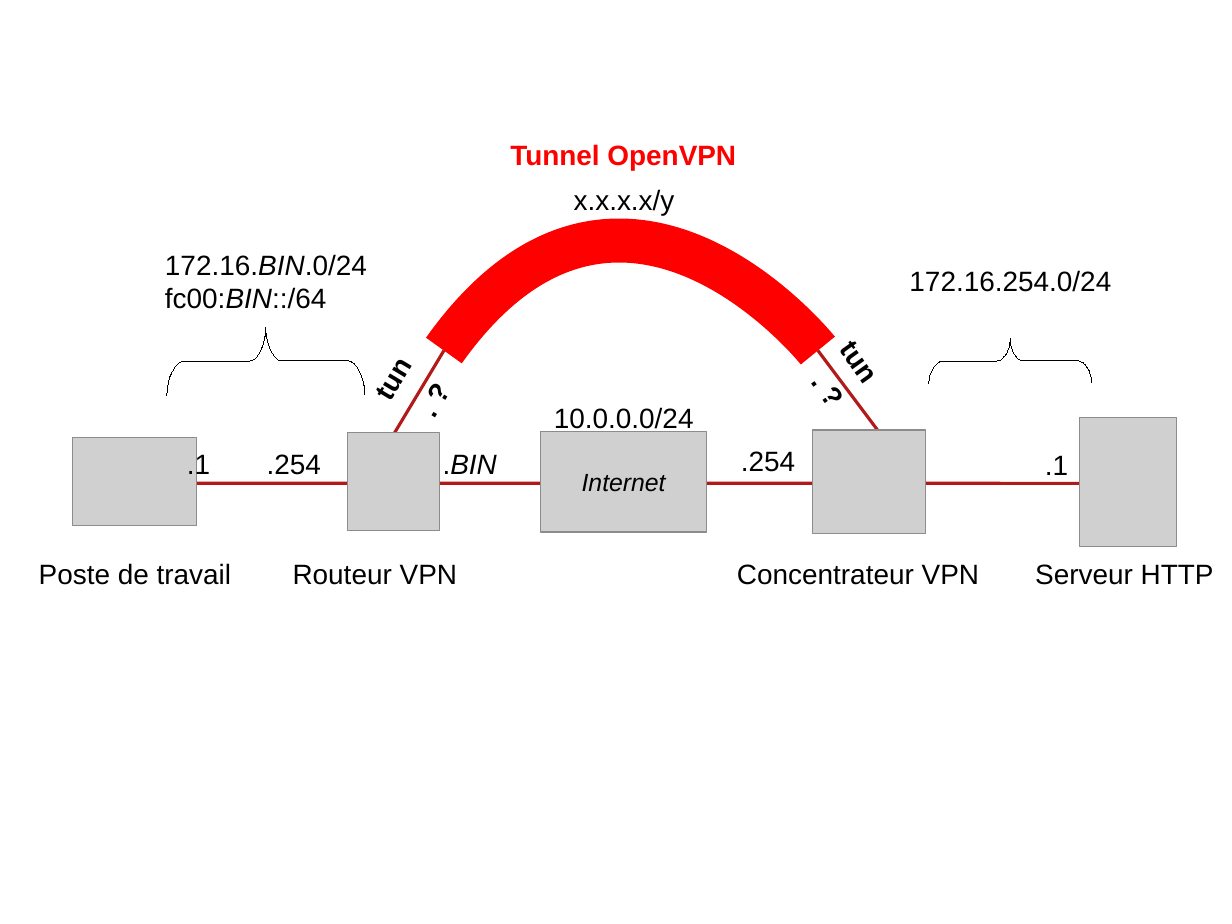
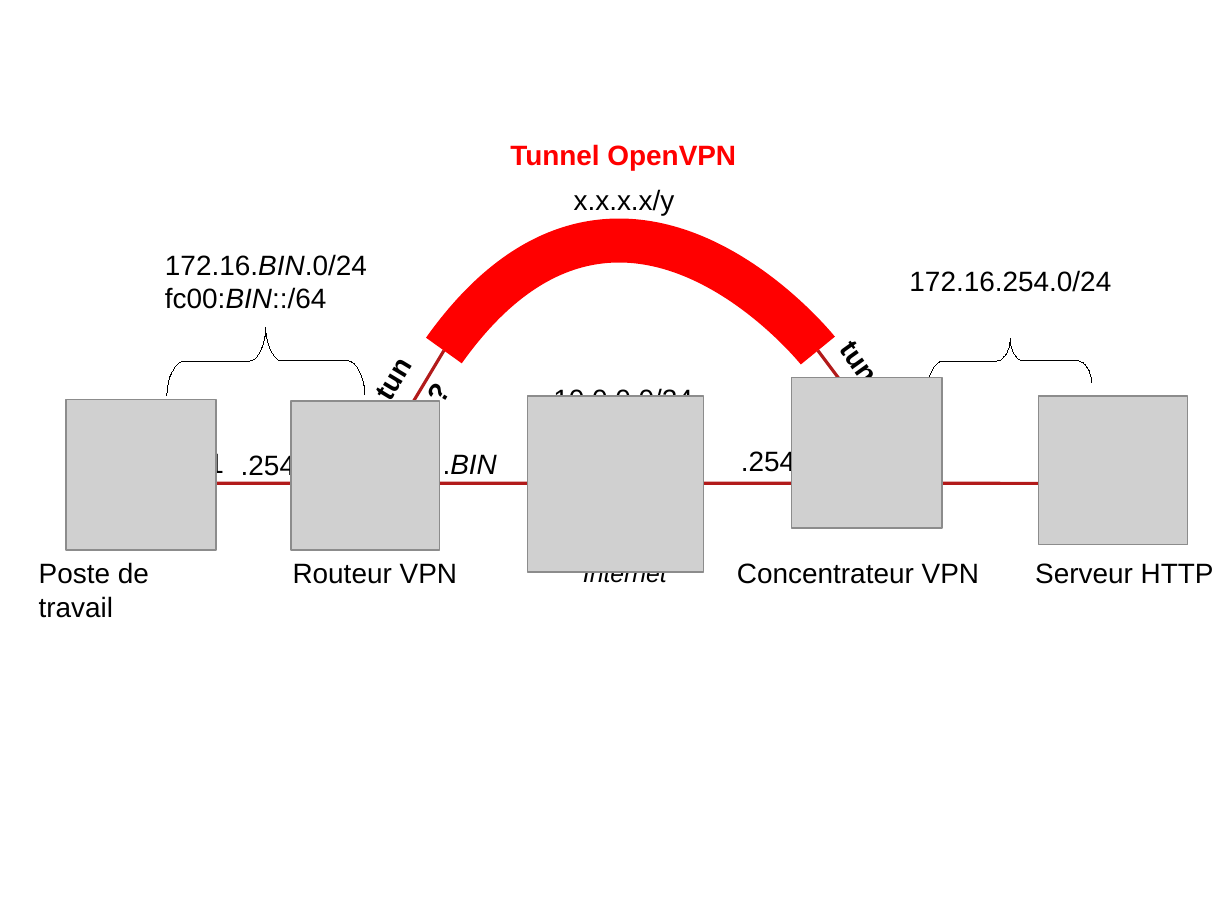
Before and after one commit to ocochard/TP-VPN, a slide deck: slide 7 of schemas.TP.odp (slide 11 before the commit). Drawn at 1232x924 pixels with LibreOffice and Linux fonts; fonts in the diff are those of the drawing; grey boxes stand for pictures. Boxes give left, top, right and bottom in pixels: in the first picture for what was removed or moved away, otherwise in the second. Text is boxed around its words. In the diff, an @@ line names an element or a change of style, - is before the commit and + after.

```diff
--- a/schemas.TP.odp
+++ b/schemas.TP.odp
@@ text "10.0.0.0/24" rewrapped from (554, 407, 694, 433) to (553, 387, 693, 397) @@
@@ picture: place and size @@
-picture at (813, 430, 926, 534)
+picture at (793, 378, 942, 528)
@@ picture: place and size @@
-picture at (73, 438, 197, 527)
+picture at (66, 400, 216, 550)
@@ picture: place and size @@
-picture at (348, 433, 439, 531)
+picture at (291, 401, 439, 550)
@@ picture: place and size @@
-picture at (541, 432, 708, 532)
+picture at (528, 396, 703, 571)
@@ picture: place and size @@
-picture at (1080, 417, 1177, 546)
+picture at (1040, 396, 1188, 544)
@@ text ".1": place and size @@
-text ".1" at (187, 452, 210, 479)
+text ".1" at (201, 451, 224, 478)
@@ text ".254" rewrapped from (267, 454, 321, 475) to (241, 453, 295, 480) @@
@@ text removed at (1045, 455, 1068, 475) @@
-.1
@@ text "Poste de travail" rewrapped from (39, 563, 231, 585) to (39, 562, 149, 618) @@
@@ text "Internet": place and size @@
-text "Internet" at (582, 474, 666, 492)
+text "Internet" at (583, 571, 667, 588)
```
Also in this commit, not shown: 7 other slides changed, 1 slide removed, 30 other files.
